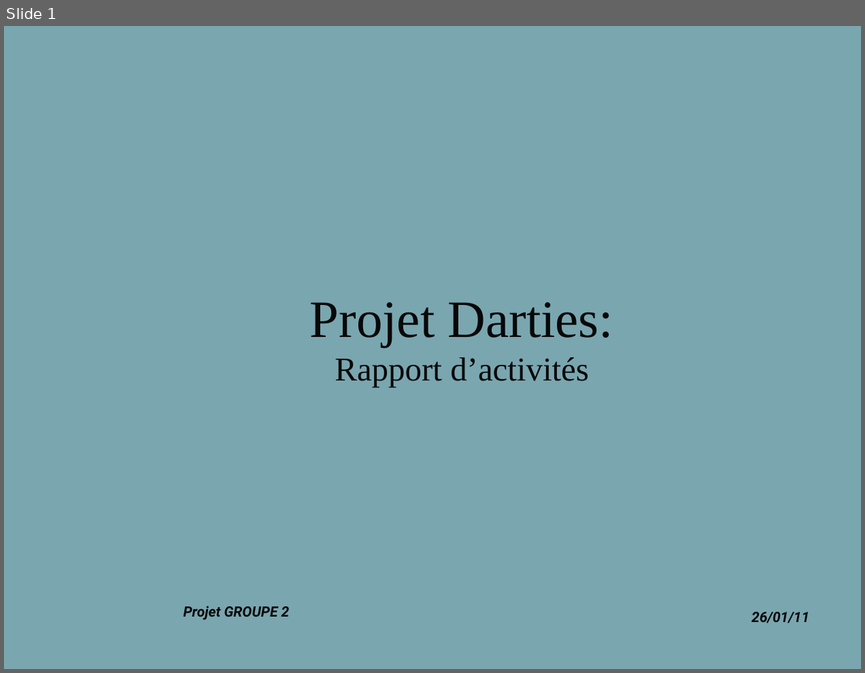
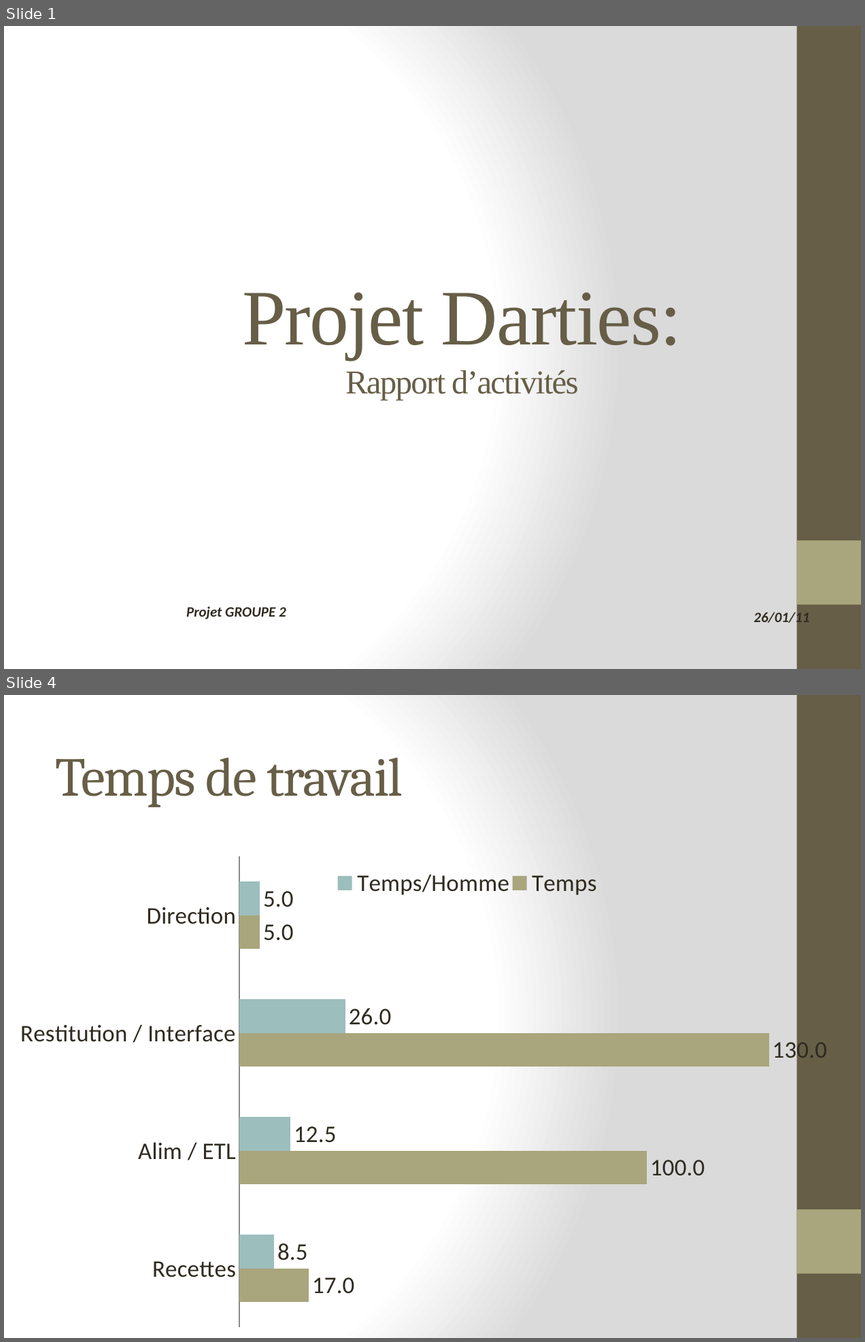
Before and after one commit to lobtec/dartiesgroupe2, a slide deck: PROJET/Presentation/PRE_26-01-11.pptx. Shown one above the other, each under a label of ours: slide 1 before the commit, slides 1 and 4 after it; the slides between them are not shown. The pictures are 865x673 and 865x1342 pixels, drawn with LibreOffice and Linux fonts; fonts in the diff are those of the drawing; background and template pictures are left out. Boxes give left, top, right and bottom in pixels: in the first picture for what was removed or moved away, otherwise in the second. Text is boxed around its words. In the diff, an @@ line names an element or a change of style, - is before the commit and + after.

```diff
--- a/PROJET/Presentation/PRE_26-01-11.pptx
+++ b/PROJET/Presentation/PRE_26-01-11.pptx
@@ slide 4 added at (4,695,861,1338), background gradient #FFFFFF to #DADADA; not listed: 2 template elements that a slide beside it also shows @@
@@ title added at (56,758,402,807), 46 pt, text #675E47 @@
+Temps de travail
@@ bar chart added at (4,800,827,1338) @@
+categories: Recettes, Alim / ETL, Restitution / Interface, Direction
+Temps: 17, 100, 130, 5
+Temps/Homme: 8.5, 12.5, 26, 5
@@ slide 1 changed as well @@
@@ background picture (left out) to gradient #FFFFFF to #DADADA @@
@@ rectangle added at (797,26,861,669), fill #675E47 @@
@@ title "Projet Darties: Rapport d’activités" at (242,292,681,400): size 44 to 66 pt in "Projet Darties:"; text colour #080808 to #675E47, letter spacing 0 to -1 pt; vertical alignment middle to bottom @@
@@ rectangle added at (797,540,861,604), fill #A9A57C @@
@@ text "Projet GROUPE 2" at (186,606,286,619): font Roboto to Calibri, text colour #080808 to #2F2B20 @@
@@ text "26/01/11" at (753,609,809,626): font Roboto to Calibri, text colour #080808 to #2F2B20 @@
```
Also in this commit, not shown: 2 other slides changed, 5 other slides added.
